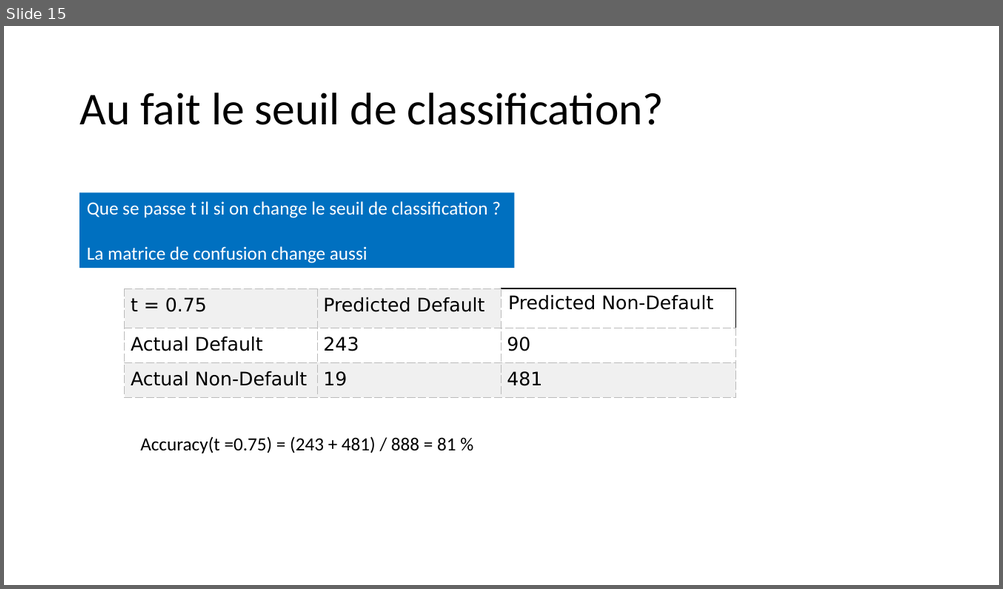
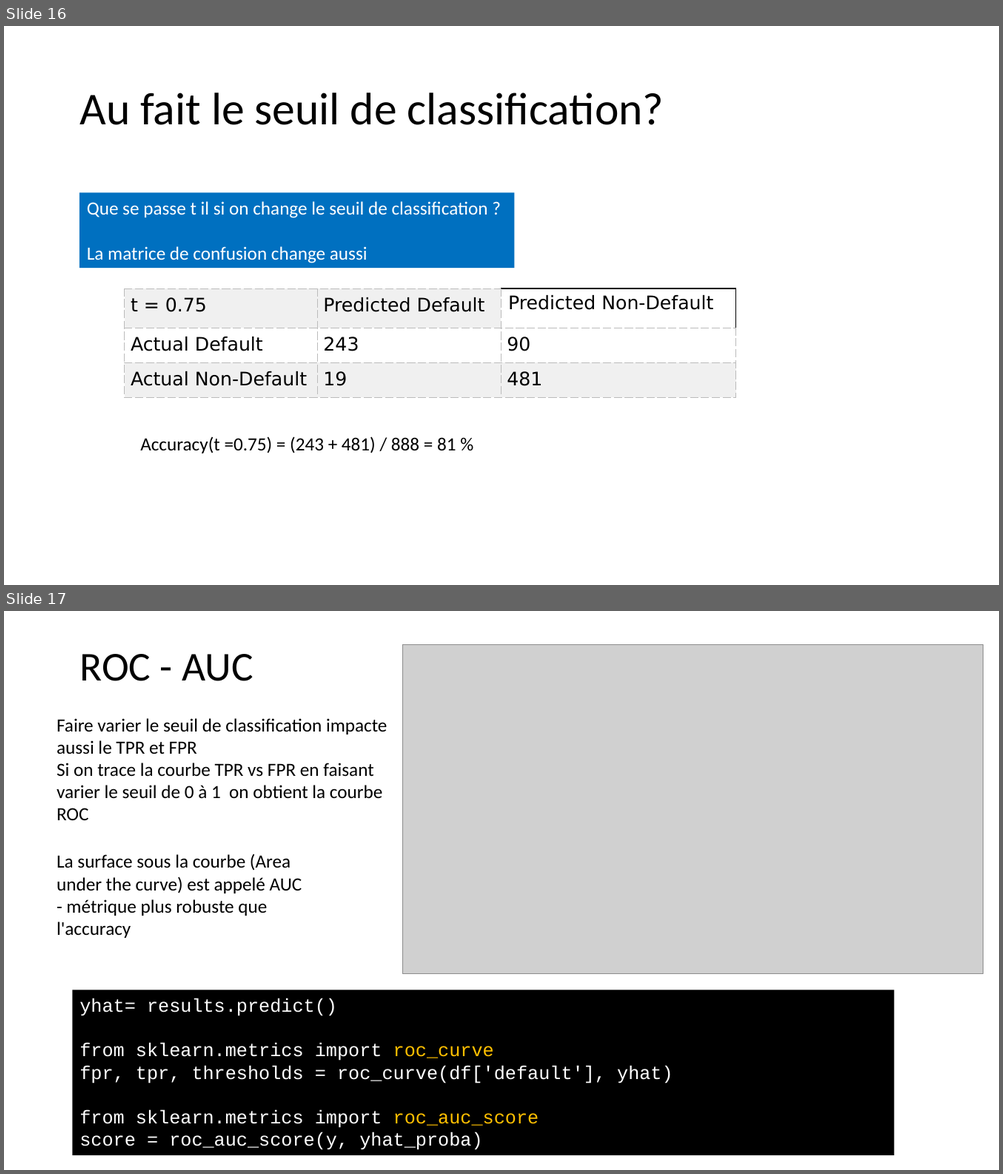
Before and after one commit to alexisperrier/XEmines_DataScience_2020, a slide deck: slides/XEM20_S1D4_Logistic_regression.pptx. Shown one above the other, each under a label of ours: slide 15 before the commit, slides 16 and 17 after it. The pictures are 1003x589 and 1003x1174 pixels, drawn with LibreOffice and Linux fonts; fonts in the diff are those of the drawing; grey boxes stand for pictures. Boxes give left, top, right and bottom in pixels: in the first picture for what was removed or moved away, otherwise in the second. Text is boxed around its words. In the diff, an @@ line names an element or a change of style, - is before the commit and + after.

```diff
--- a/slides/XEM20_S1D4_Logistic_regression.pptx
+++ b/slides/XEM20_S1D4_Logistic_regression.pptx
@@ slide 17 added at <box>4,611,999,1170</box>, background #FFFFFF @@
@@ title added at <box>79,654,253,681</box>, 39.6 pt, text #000000 @@
+ROC - AUC
@@ picture added at <box>402,644,983,974</box> @@
@@ text added at <box>57,718,387,820</box>, 18 pt, text #000000 @@
+Faire varier le seuil de classification impacte aussi le TPR et FPR
+Si on trace la courbe TPR vs FPR en faisant varier le seuil de 0 à 1 on obtient la courbe ROC
@@ text added at <box>57,854,302,938</box>, 18 pt, text #000000 @@
+La surface sous la courbe (Area under the curve) est appelé AUC
+- métrique plus robuste que l'accuracy
@@ rectangle added at <box>73,990,894,1156</box>, fill #000000, 18 pt, text #FFFFFF @@
+yhat= results.predict()
+from sklearn.metrics import roc_curve
+fpr, tpr, thresholds = roc_curve(df['default'], yhat)
+from sklearn.metrics import roc_auc_score
+score = roc_auc_score(y, yhat_proba)
@@ what was slide 15 is now slide 16 @@
```
Also in this commit, not shown: 8 other slides added, 1 slide removed, 3 other files.
